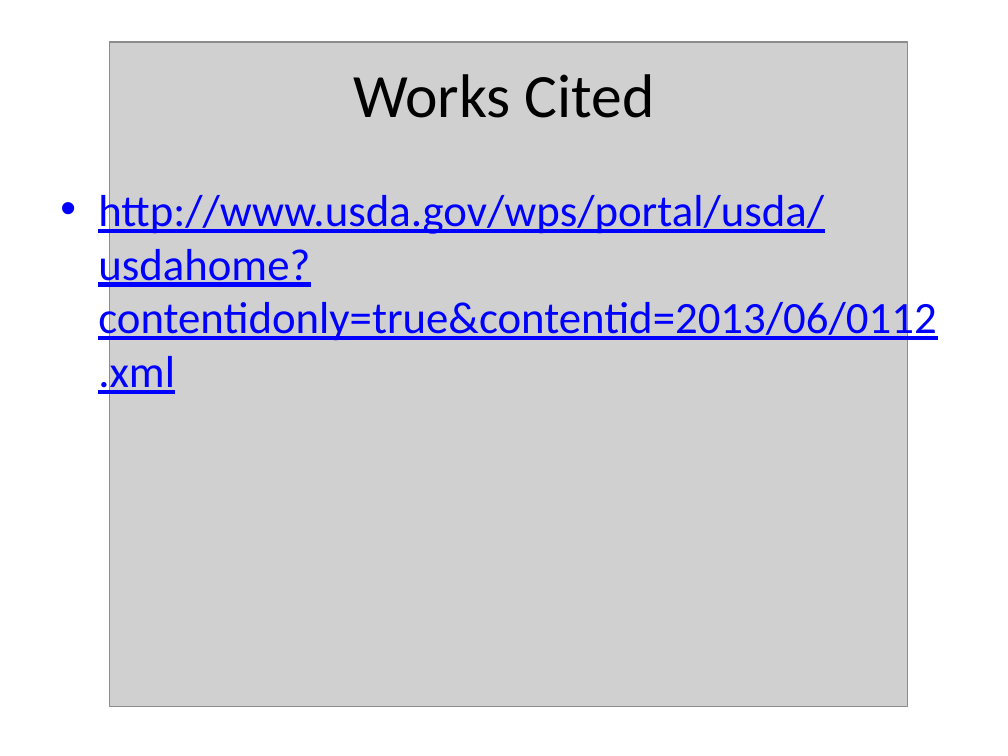
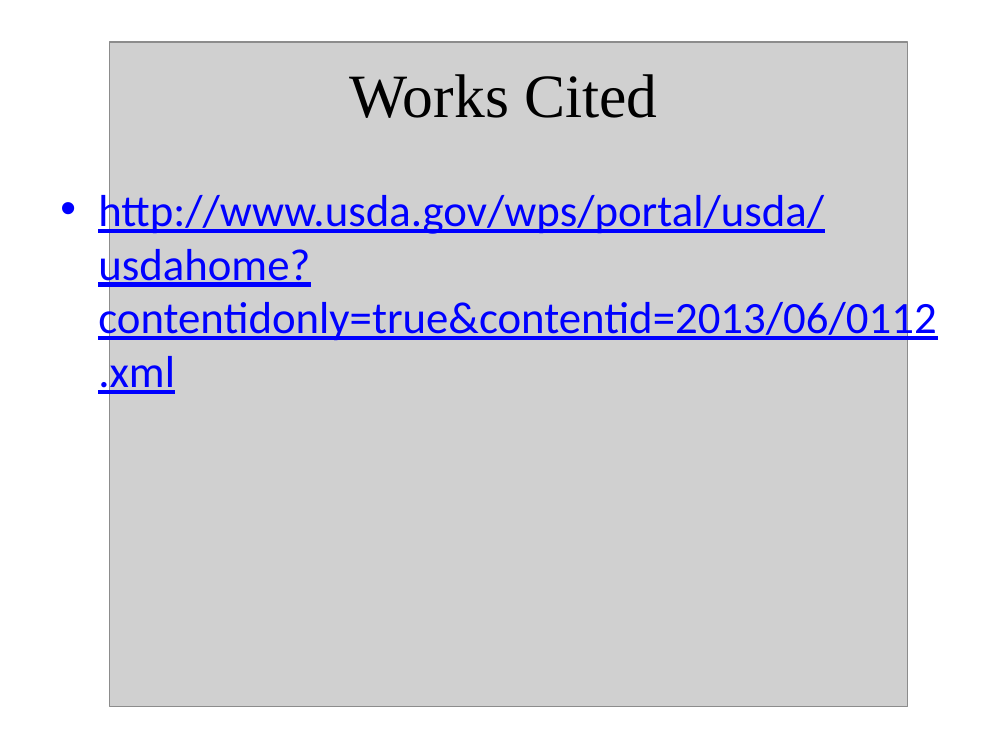
Before and after one commit to bensterl/EID-Repo, a slide deck: slide 8 of Smart Food.pptx (slide 6 before the commit). Drawn at 1008x756 pixels with LibreOffice and Linux fonts; fonts in the diff are those of the drawing; grey boxes stand for pictures. Boxes give left, top, right and bottom in pixels: in the first picture for what was removed or moved away, otherwise in the second. Text is boxed around its words. In the diff, an @@ line names an element or a change of style, - is before the commit and + after.

```diff
--- a/Smart Food.pptx
+++ b/Smart Food.pptx
@@ title "Works Cited" at (350, 74, 657, 118): font Calibri to Times New Roman @@
```
Also in this commit, not shown: 2 other slides changed, 3 slides added, 1 slide removed.
